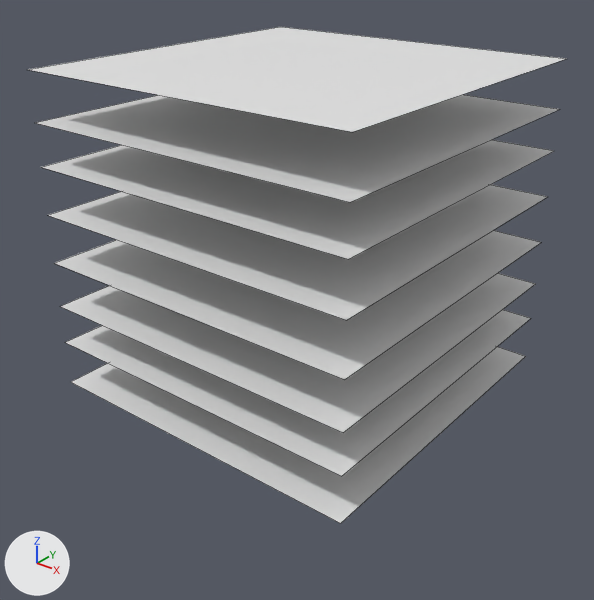
A saved change to the Blender file backend/model/building.blend.
One viewpoint serves both versions: a camera (50 mm lens) standing at (29.3, -37.5, 28.1) and looking at (0.4, -1.3, 5.7). Lighting does not change. The marker at lower left points along +X, +Y and +Z. Mesh edges are drawn as thin lines.

Objects in the first picture: 'floor1', 'floor2', 'floor3', 'floor4', 'floor5', 'floor6', 'floor7', 'floor8'.
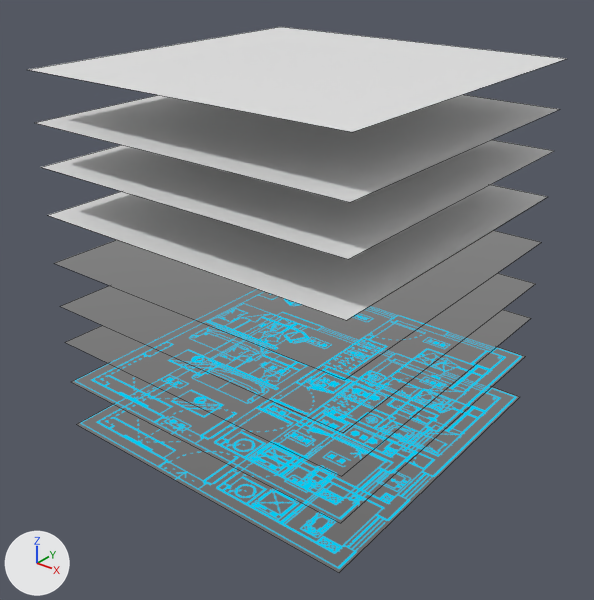
The change, as a list of edits to the scene's bpy script:
```text
Add img_floor_png:
    img_floor_png = load_image('floor.png', '../assets/floor.png', 287, 292, 'sRGB')
Add mat_material:
    mat_material = bpy.data.materials.new('Material')
    # colours: cyan #00caf0
    # uses the picture img_floor_png
Change me_plane_003:
    where me_plane_003.from_pydata(...)  # 4 vertices, 1 face; spans x -1.0..1.0, y -1.0..1.0, z 0.0
    add me_plane_003.materials.append(mat_material)
Change me_plane_002:
    where me_plane_002.from_pydata(...)  # 4 vertices, 1 face; spans x -1.0..1.0, y -1.0..1.0, z 0.0
    add me_plane_002.materials.append(mat_material)
Change me_plane_001:
    where me_plane_001.from_pydata(...)  # 4 vertices, 1 face; spans x -1.0..1.0, y -1.0..1.0, z 0.0
    add me_plane_001.materials.append(mat_material)
Change me_plane:
    where me_plane.from_pydata(...)  # 4 vertices, 1 face; spans x -1.0..1.0, y -1.0..1.0, z 0.0
    used by ob_floor1; location = (0.0, 0.0, 0.0); scale = (10.8, 10.8, 10.8)
    me_plane part 1: texture (UV) coordinates changed
    add me_plane.materials.append(mat_material)
Add me_plane_008:
    me_plane_008.from_pydata(...)  # 4 vertices, 1 face; spans x -1.0..1.0, y -1.0..1.0, z 0.0
    me_plane_008.materials.append(mat_material)
Add ob_floor1_001:
    ob_floor1_001 = bpy.data.objects.new('floor1.001', me_plane_008)
    ob_floor1_001.location = (0.0, 0.0, -3.29)
    ob_floor1_001.scale = (10.8, 10.8, 10.8)
```

Boxes (x1, y1, x2, y2) around the edits, measured in the pictures (594 x 600 px):
'floor4', recoloured
    both: (55, 233, 541, 380)
'floor3', recoloured
    both: (60, 273, 536, 433)
'floor1.001', added
    after: (77, 387, 520, 573)
'floor1', recoloured, surface changed
    both: (71, 347, 525, 523)
'floor2', recoloured
    both: (65, 310, 531, 476)
